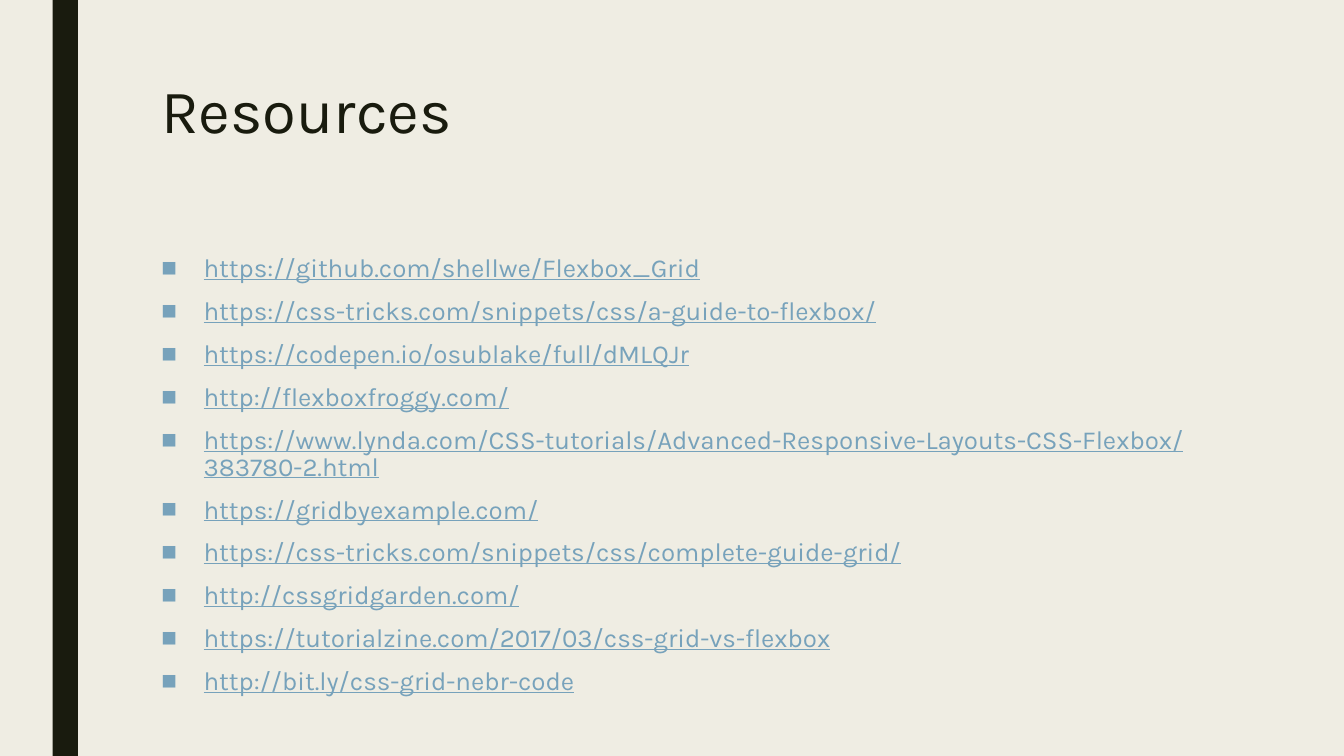
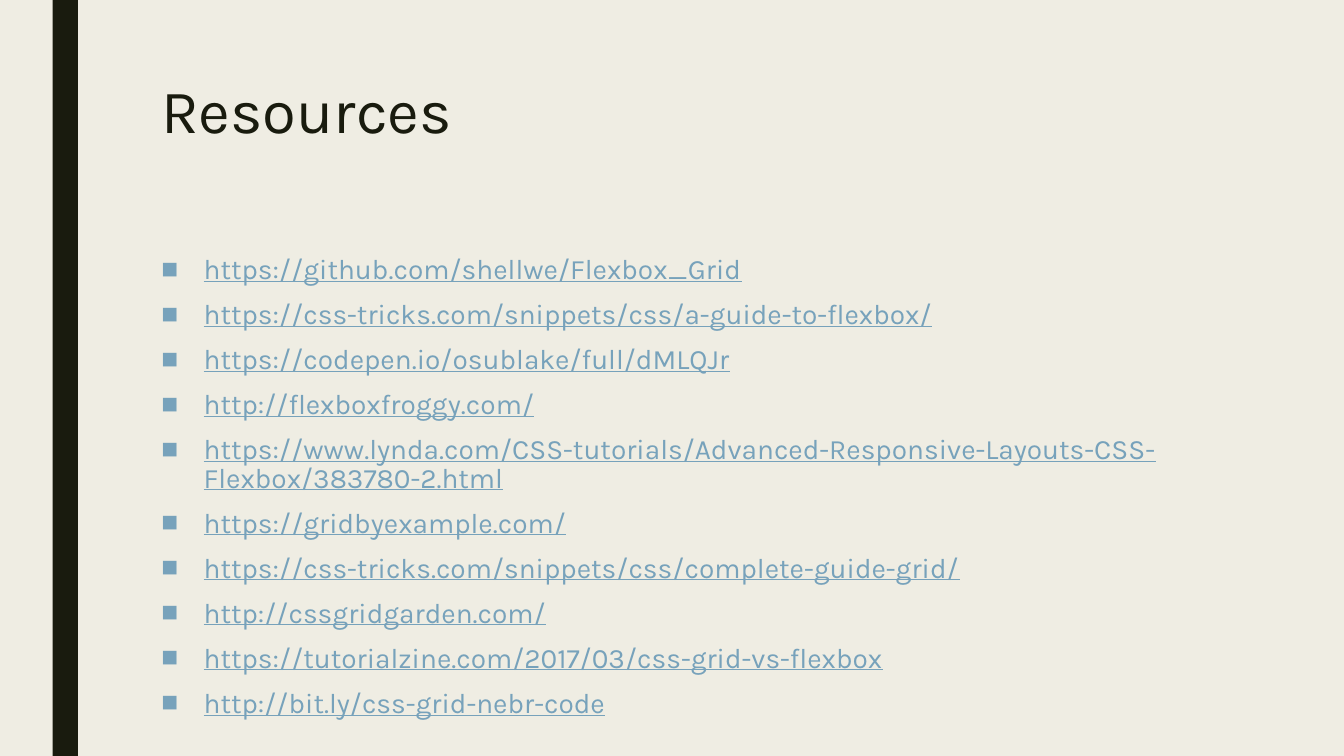
Before and after one commit to shellwe/Flexbox_Grid, a slide deck: slide 4 of Flexbox and Grid.pptx. Drawn at 1344x756 pixels with LibreOffice and Linux fonts; fonts in the diff are those of the drawing. Boxes give left, top, right and bottom in pixels: in the first picture for what was removed or moved away, otherwise in the second. Text is boxed around its words. In the diff, an @@ line names an element or a change of style, - is before the commit and + after.

```diff
--- a/Flexbox and Grid.pptx
+++ b/Flexbox and Grid.pptx
@@ text "https://github.com/shellwe/Flexbox_Grid" at (204, 258, 1155, 720): size 18.5 to 20 pt @@
```
Also in this commit, not shown: 1 other slide changed.
